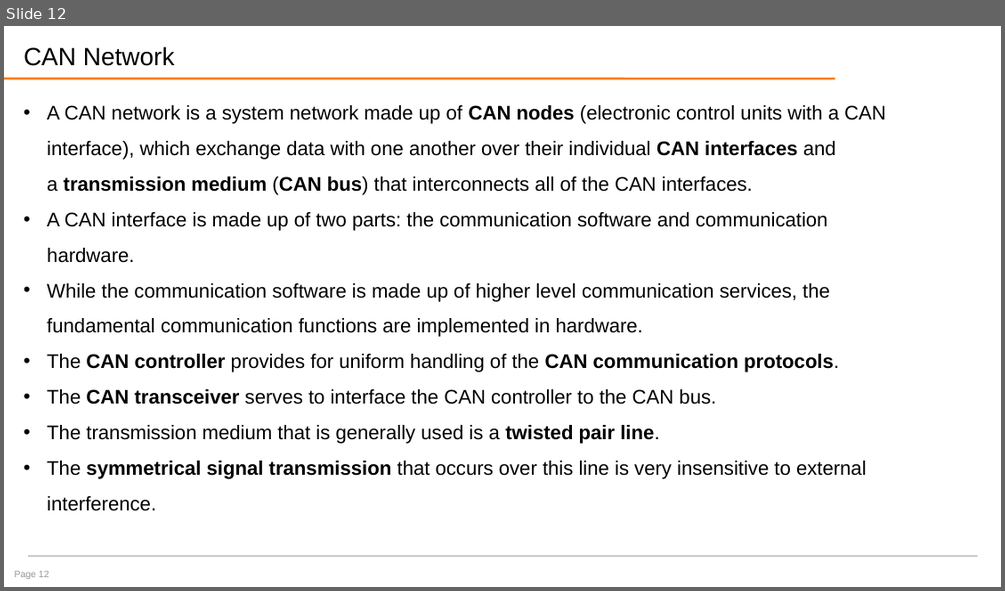
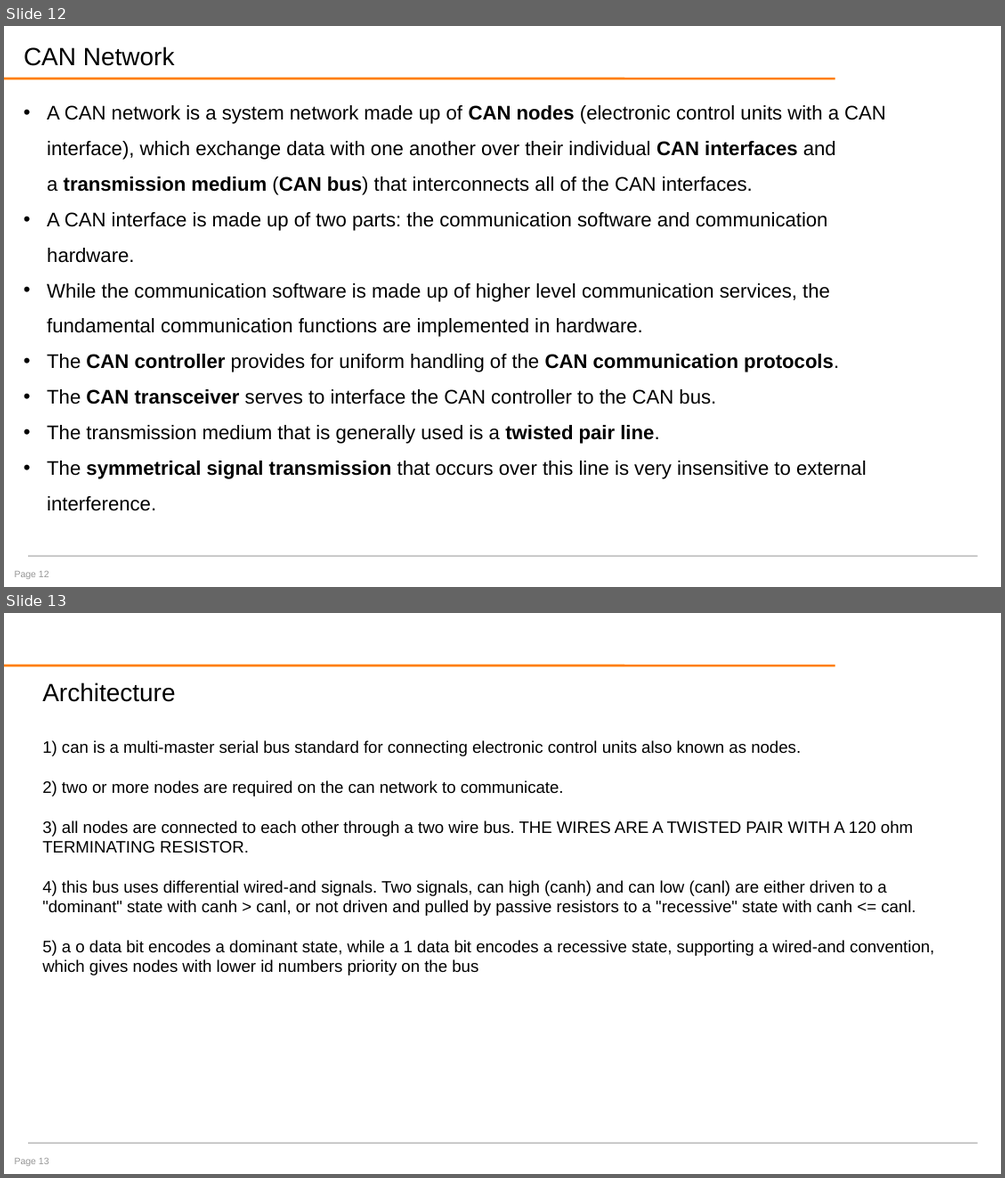
Before and after one commit to gayle08/PG-DIOT-September-2022, a slide deck: CAN.pptx. Shown one above the other, each under a label of ours: slide 12 before the commit, slides 12 and 13 after it. The pictures are 1005x591 and 1005x1178 pixels, drawn with LibreOffice and Linux fonts; fonts in the diff are those of the drawing; background and template pictures are left out. Boxes give left, top, right and bottom in pixels: in the first picture for what was removed or moved away, otherwise in the second. Text is boxed around its words. In the diff, an @@ line names an element or a change of style, - is before the commit and + after.

```diff
--- a/CAN.pptx
+++ b/CAN.pptx
@@ slide 13 added at <box>4,613,1001,1174</box>, background #FFFFFF; not listed: 2 template elements that a slide beside it also shows @@
@@ text added at <box>42,682,934,975</box>, 16 pt, text #000000 @@
+Architecture
+1) can is a multi-master serial bus standard for connecting electronic control units also known as nodes.
+2) two or more nodes are required on the can network to communicate.
+3) all nodes are connected to each other through a two wire bus. THE WIRES ARE A TWISTED PAIR WITH A 120 ohm TERMINATING RESISTOR.
+4) this bus uses differential wired-and signals. Two signals, can high (canh) and can low (canl) are either driven to a "dominant" state with canh > canl, or not driven and pulled by passive resistors to a "recessive" state with canh <= canl.
+5) a o data bit encodes a dominant state, while a 1 data bit encodes a recessive state, supporting a wired-and convention, which gives nodes with lower id numbers priority on the bus
@@ page number added at <box>15,1158,49,1166</box>, 9 pt, text #969696 @@
+Page 13
```
Also in this commit, not shown: 2 other files.
